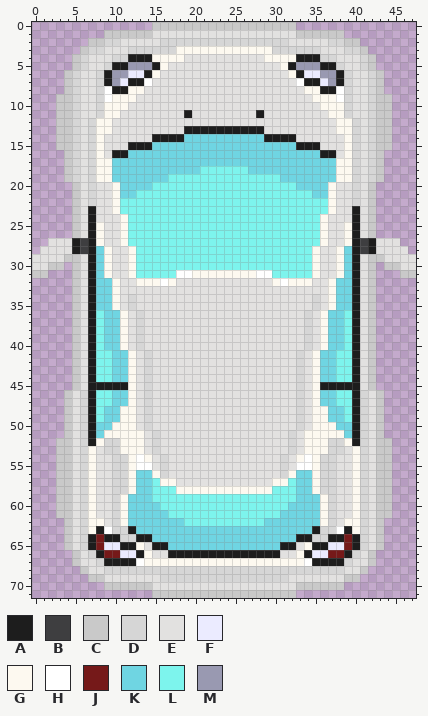
Edited in one commit: sprite sheet (Assets/Cars/img_skrilla.png). Above: the version before the commit.
The file is 48x72 pixels.
Palette (. is transparent): A #1d1d1d  B #3e3e40  C #c9c9c9  D #d6d6d6  E #e2e1e0  F #ebebff  G #fdf9f0  H #ffffff  J #751919  K #6fd5e2  L #7df4ed  M #9999b1
Pixels before (only the part around the change), first column x 5:
 3 .CDDEEEDDDDDDGGGGGGGGGGGGDDDDDDEEEDDC......
 4 CDEEEDDAAAGGGGEEEEEEEEEEGGGGAAADDEEEDC.....
 5 CDEEDAAMMMAGEEEEEEEEEEEEEEGAMMMAADEEDC.....
 6 DEEDAMMFFAGEEEEEEEEEEEEEEEEGAFFMMADEEDC....
 7 DEEDAMFAAHEEEEEEEEEEEEEEEEEEHAAFMADEEDC....
 8 DEEDHAAGGEEEEEEEEEEEEEEEEEEEEGGAAHDEEDC....
 9 DEEDHGGGEEEEEEEEEEEEEEEEEEEEEEGGGHDEEDCC...
10 DEEDGGGEEEEEEEEEEEEEEEEEEEEEEEEGGGDEEDCC...
11 DEEDGGEEEEEEEEAEEEEEEEEAEEEEEEEEGGDEEDCC...
12 DEDGGEEEEEEEEEEEEEEEEEEEEEEEEEEEEGGDEDCC...
13 DEDGGEEEEEEEEEAAAAAAAAAAEEEEEEEEEGGDEDCC...
14 DEDGEEEEEEAAAAKKKKKKKKKKAAAAEEEEEEGDEDCC...
15 DEDGEEEAAAKKKKKKKKKKKKKKKKKKAAAEEEGDEDCC...
16 DEDGEAAKKKKKKKKKKKKKKKKKKKKKKKKAAEGDEDC....
17 DEDGGKKKKKKKKKKKKKKKKKKKKKKKKKKKKGGDEDC....
18 DEDGGKKKKKKKKKKKLLLLLLKKKKKKKKKKKGGDEDC....
19 DEDGGKKKKKKKLLLLLLLLLLLLLLKKKKKKKGGDEDC....
20 CEDEEGKKKKLLLLLLLLLLLLLLLLLLKKKKGEEDEC.....
21 CEDEEGKKLLLLLLLLLLLLLLLLLLLLLLKKGEEDEC.....
22 CEDEEGLLLLLLLLLLLLLLLLLLLLLLLLLLGEEDEC.....
23 CEAEEGLLLLLLLLLLLLLLLLLLLLLLLLLLGEEAEC.....
24 CEAEEEGLLLLLLLLLLLLLLLLLLLLLLLLGEEEAEC.....
25 CEAGEEGLLLLLLLLLLLLLLLLLLLLLLLLGEEGAEC.....
26 CEAGEEGLLLLLLLLLLLLLLLLLLLLLLLLGEEGAEC.....
27 ABAGEEGLLLLLLLLLLLLLLLLLLLLLLLLGEEGABAEEE..
28 ABAKGEEGLLLLLLLLLLLLLLLLLLLLLLGEEGKABAEEEE.
29 CEAKGEEGLLLLLLLLLLLLLLLLLLLLLLGEEGKAECCEEEE
30 CEAKGEEGLLLLLLLLLLLLLLLLLLLLLLGEEGKAEC.CCEE
31 CEAKGEEGLLLLLHHGGGGGGGGHHLLLLLGEEGKAEC...CC
32 CEAKKGEEGGGHGEEEEEEEEEEEEGHGGGEEGKKAEC.....
33 CEAKKGEEEEEEEEEEEEEEEEEEEEEEEEEEGKKAEC.....
34 CEAKKGEDEEEEEEEEEEEEEEEEEEEEEEDEGKKAEC.....
35 CEAKKGEDEEEEEEEEEEEEEEEEEEEEEEDEGKKAEC.....
36 CEALKKGEDEEEEEEEEEEEEEEEEEEEEDEGKKLAEC.....
37 CEALKKGEDEEEEEEEEEEEEEEEEEEEEDEGKKLAEC.....
38 CEALKKGEDEEEEEEEEEEEEEEEEEEEEDEGKKLAEC.....
39 CEALKKGEDEEEEEEEEEEEEEEEEEEEEDEGKKLAEC.....
40 CEALKKGEDEEEEEEEEEEEEEEEEEEEEDEGKKLAEC.....
41 CEALLKKGEDEEEEEEEEEEEEEEEEEEDEGKKLLAEC.....
42 CEALLKKGEDEEEEEEEEEEEEEEEEEEDEGKKLLAEC.....
43 CEALLKKGEDEEEEEEEEEEEEEEEEEEDEGKKLLAEC.....
44 CEALLKKGEDEEEEEEEEEEEEEEEEEEDEGKKLLAEC.....
45 CEAAAAAGEDEEEEEEEEEEEEEEEEEEDEGAAAAAEC.....
46 EDALLKKGEDEEEEEEEEEEEEEEEEEEDEGKKLLADEC....
47 EDALLKKGEDEEEEEEEEEEEEEEEEEEDEGKKLLADEC....
48 EDALKKGGEDEEEEEEEEEEEEEEEEEEDEGGKKLADEC....
49 EDALKKGGEDEEEEEEEEEEEEEEEEEEDEGGKKLADEC....
50 EDAKKGGGEDEEEEEEEEEEEEEEEEEEDEGGGKKADEC....
51 EDAKGGGGGEDEEEEEEEEEEEEEEEEDEGGGGGKADEC....
52 EDAGDDGGGEDEEEEEEEEEEEEEEEEDEGGGDDGADECC...
53 EDGEDDGGGEDEEEEEEEEEEEEEEEEDEGGGDDEGDECC...
54 EDGEEDDGHGEDEEEEEEEEEEEEEEDEGHGDDEEGDECC...
55 EDGEEDDGHHEDEEEEEEEEEEEEEEDEHHGDDEEGDECC...
56 EDGEEDDGKKGDEEEEEEEEEEEEEEDGKKGDDEEGDECC...
57 EDGEEDDGKKLGGEEEEEEEEEEEEGGLKKGDDEEGDECC...
58 EDGEEDDGKKLLLGGGGGGGGGGGGLLLKKGDDEEGDECC...
59 EDGEEDGKKKLLLLLLLLLLLLLLLLLLKKKGDEEGDECC...
60 EDGEEDGKKKKLLLLLLLLLLLLLLLLKKKKGDEEGDECC...
61 EDGEEDGKKKKKLLLLLLLLLLLLLLKKKKKGDEEGDECC...
62 EDGGEDGKKKKKKKLLLLLLLLLLKKKKKKKGDEGGDEC....
63 EDGAHDDAKKKKKKKKKKKKKKKKKKKKKKADDHAGDEC....
64 EDAJAADDAAKKKKKKKKKKKKKKKKKKAADDAAJADEC....
65 EDAJFFAAGEAAKKKKKKKKKKKKKKAAEGAAFFJADEC....
66 CEDAJJFFAGEEAAAAAAAAAAAAAAEEGAFFJJADEC.....
67 CEEDAAAAHGGGGGGGGGGGGGGGGGGGGHAAAADEEC.....
68 .CEEDDDDDDDDDDDDDDDDDDDDDDDDDDDDDDEEC......
69 ..CCEEEEEEEDDDDDDDDDDDDDDDDEEEEEEECC.......
70 ....CCCCCCEEEEEEEEEEEEEEEEEECCCCCC.........
71 ..........CCCCCCCCCCCCCCCCCC...............
New version:
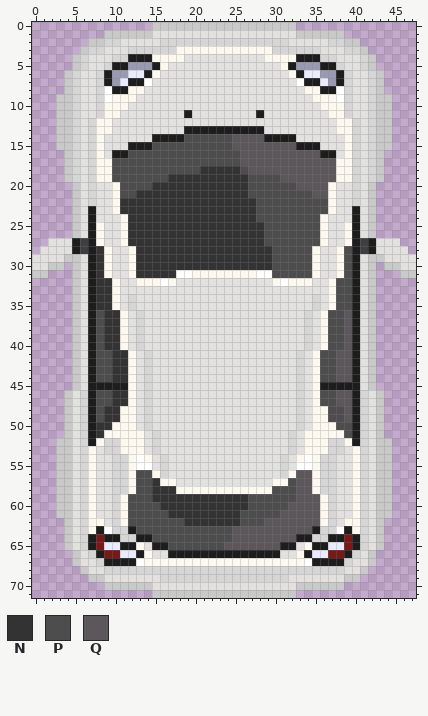
Colours new in this view: N #333333  P #4d4d4d  Q #5c575b
Changes in this commit:
Colour K gives way to colour N in rows 28 to 31 at x 8; in rows 32 to 35 at x 8 to 9; in rows 36 to 40 at x 9 to 10; in rows 41 to 44 at x 10 to 11; in rows 46 to 47 at x 10 to 11; in rows 48 to 49 at x 9 to 10.
Colour K gives way to colour N in row 50 at x 8 to 9; in row 51 at x 8.
Colour L gives way to colour N in row 18 at x 21 to 25; in row 19 at x 17 to 26; in row 20 at x 15 to 26; in row 21 at x 13 to 26; in rows 22 to 23 at x 11 to 27; in row 24 at x 12 to 27.
Colour L gives way to colour N in rows 25 to 27 at x 12 to 28; in rows 28 to 30 at x 13 to 29; in row 31 at x 13 to 17; in row 57 at x 15; in row 58 at x 15 to 17; in row 59 at x 15 to 26.
Colour L gives way to colour N in row 60 at x 16 to 26; in row 61 at x 17 to 25; in row 62 at x 19 to 25.
Colour K gives way to colour P in row 14 at x 19 to 24; in row 15 at x 15 to 24; in row 16 at x 12 to 25; in row 17 at x 10 to 25; in row 18 at x 10 to 20; in row 19 at x 10 to 16.
Colour K gives way to colour P in row 20 at x 11 to 14; in row 21 at x 11 to 12; in rows 28 to 31 at x 39; in rows 32 to 35 at x 38 to 39; in rows 36 to 40 at x 37 to 38; in rows 41 to 44 at x 36 to 37.
Colour K gives way to colour P in rows 46 to 47 at x 36 to 37; in rows 48 to 49 at x 37 to 38; in row 50 at x 38 to 39; in row 51 at x 39; in rows 56 to 58 at x 13 to 14; in row 59 at x 12 to 14.
Colour K gives way to colour P in row 60 at x 12 to 15; in row 61 at x 12 to 16; in row 62 at x 12 to 18; in row 63 at x 13 to 24; in row 64 at x 15 to 24; in row 65 at x 17 to 23.
Colour L gives way to colour P in row 18 at x 26; in row 19 at x 27 to 30; in row 20 at x 27 to 32; in row 21 at x 27 to 34; in rows 22 to 23 at x 28 to 36; in row 24 at x 28 to 35.
Colour L gives way to colour P in rows 25 to 27 at x 29 to 35; in rows 28 to 31 at x 30 to 34; in rows 36 to 40 at x 8; in rows 41 to 44 at x 8 to 9; in rows 46 to 47 at x 8 to 9; in rows 48 to 49 at x 8.
Colour L gives way to colour P in row 57 at x 32; in row 58 at x 30 to 32; in row 59 at x 27 to 32; in row 60 at x 27 to 31; in row 61 at x 26 to 30; in row 62 at x 26 to 28.
Colour K gives way to colour Q in row 14 at x 25 to 28; in row 15 at x 25 to 32; in row 16 at x 26 to 35; in row 17 at x 26 to 37; in row 18 at x 27 to 37; in row 19 at x 31 to 37.
Colour K gives way to colour Q in row 20 at x 33 to 36; in row 21 at x 35 to 36; in rows 56 to 58 at x 33 to 34; in row 59 at x 33 to 35; in row 60 at x 32 to 35; in row 61 at x 31 to 35.
Colour K gives way to colour Q in row 62 at x 29 to 35; in row 63 at x 25 to 34; in row 64 at x 25 to 32; in row 65 at x 24 to 30.
Colour L gives way to colour Q in rows 36 to 40 at x 39; in rows 41 to 44 at x 38 to 39; in rows 46 to 47 at x 38 to 39; in rows 48 to 49 at x 39.
